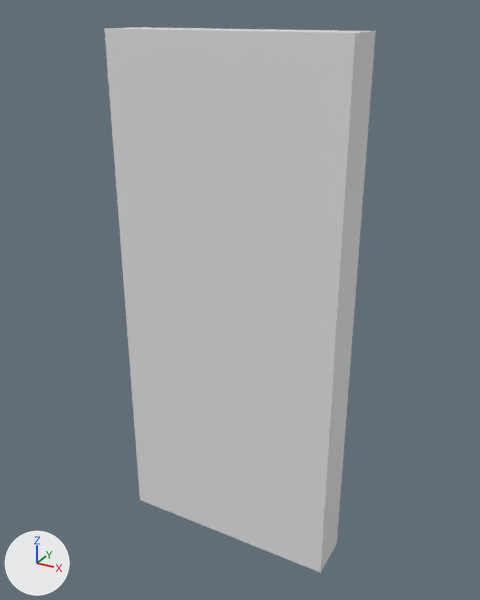
Two versions of the Blender file Assets/Models/Nianyi/Hollowed Door.blend, one commit apart.
Both versions are drawn from a 50 mm lens placed at (1.014, -1.796, 0.957), pointed at (0.011, 0.028, 0.045). Arrows for +X, +Y and +Z are at lower left; the lights stay in place.

Names of what the first picture shows: 'Hollowed Door', 'Hollowed Plate'.
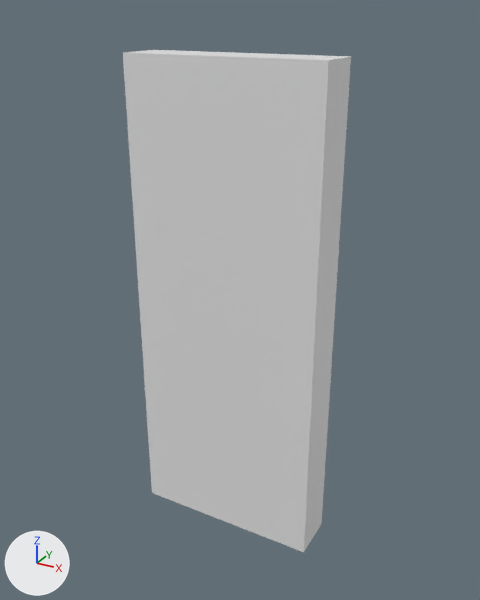
Commit message: fix door in K2 to match the 1/6

ob_hollowed_door__original is not drawn itself; it is used by a modifier of ob_hollowed_plate.
ob_hollowed_plate__original is not drawn itself; it is used by a modifier of ob_hollowed_door.

What differs and where, as boxes (x1, y1, x2, y2) in the pictures (480 x 600 px; the box of a moved part takes in the faces that stretch with it):
'Hollowed Door', reshaped (16% narrower, 8% shorter)
    before: (104, 27, 376, 573)
    after: (123, 50, 351, 552)
'Hollowed Plate', reshaped (25% narrower, 26% shorter)
    before: (148, 236, 305, 404)
    after: (165, 260, 282, 384)
part 1 of me_hollowed_door, moved or reshaped
    before: (104, 27, 376, 573)
    after: (165, 260, 282, 384)

What the commit changed:
Material 'Material' (mat_material) is new.
Its base color is (0.8, 0.8, 0.8) (white #e7e7e7).
me_hollowed_door is used by ob_hollowed_door; location (0.0, 0.0, 0.0); rotation (1.571, 0.0, 0.0), in degrees (90, 0, 0).
me_hollowed_door had 8 vertices, 6 faces and spanned x -0.4..0.4, y -0.9..0.9, z -0.08..0.08.
me_hollowed_door no longer uses material mat_material_002 (white #e7e7e7).
me_hollowed_door now has 8 vertices, 6 faces and spans x -0.5..0.5, y -0.5..0.5, z -0.5..0.5.
me_hollowed_door part 1: the whole mesh is rebuilt.
me_hollowed_plate_001 has 64 vertices, 34 faces and spans x -0.375..0.375, y -0.375..0.375, z -0.5..0.5.
me_hollowed_plate_001 is used by ob_hollowed_plate__original; location (0.0, 0.0, 0.0); rotation (1.571, 0.0, 0.0), in degrees (90, 0, 0); scale (0.8, 0.8, 1.0).
me_hollowed_plate_001 part 2: the whole mesh is multiplied about its middle by the matrix ((1.333, 0.0, 0.0), (0.0, 1.333, 0.0), (0.0, 0.0, 1.0)).
Mesh me_cube is new.
It is a box spanning x -0.33..0.33, y -0.83..0.83, z -0.08..0.08.
It uses material mat_material (white #e7e7e7).
Object 'Hollowed Door' (ob_hollowed_door) now shows me_cube instead of me_hollowed_door.
Object 'Hollowed Door (original)' (ob_hollowed_door__original) is rescaled from (1.0, 1.0, 1.0) to (0.667, 1.67, 0.167).
Object 'Hollowed Plate (original)' (ob_hollowed_plate__original) is rescaled from (0.8, 0.8, 1.0) to (0.444, 0.444, 1.0).
